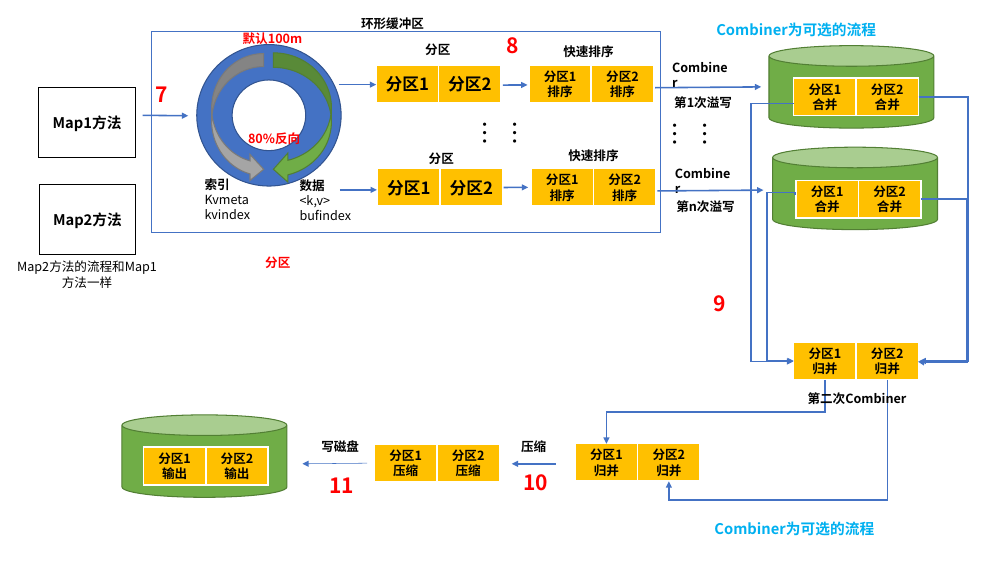
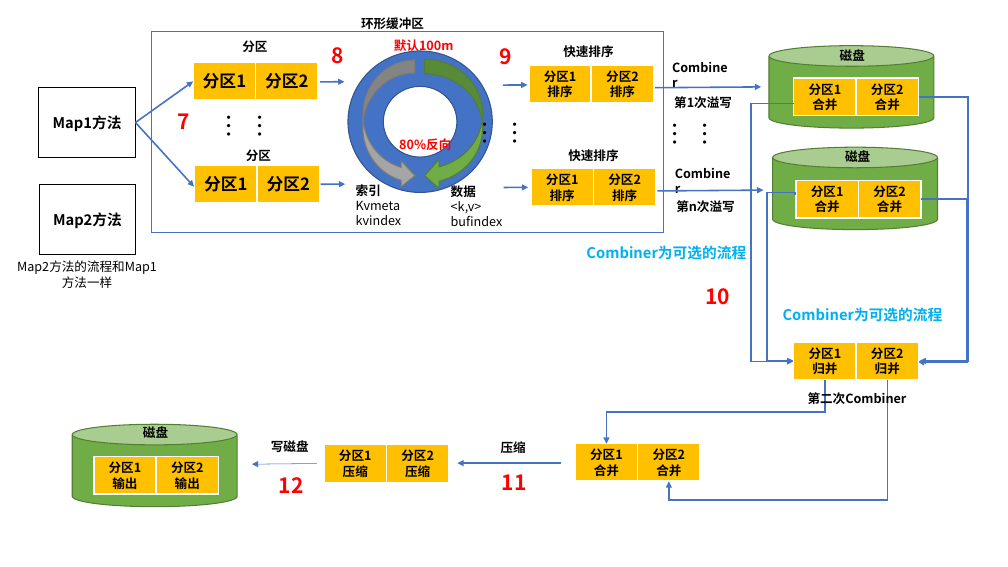
Before and after one commit to johnzhuang1024/bigdata, a slide deck: slide 7 of 大数据面试大保健/图表绘画.pptx. Drawn at 1008x567 pixels with LibreOffice and Linux fonts; fonts in the diff are those of the drawing. Boxes give left, top, right and bottom in pixels: in the first picture for what was removed or moved away, otherwise in the second. Text is boxed around its words. In the diff, an @@ line names an element or a change of style, - is before the commit and + after.

```diff
--- a/大数据面试大保健/图表绘画.pptx
+++ b/大数据面试大保健/图表绘画.pptx
@@ rectangle at (151,32,664,233): fill #FFFFFF to none @@
@@ text "8": place and size @@
-text "8" at (507,37,519,54)
+text "8" at (331,47,343,64)
@@ text "9": place and size @@
-text "9" at (714,295,726,312)
+text "9" at (500,48,512,65)
@@ text added at (840,46,865,63), 12 pt, text #000000, bold @@
+磁盘
@@ arrow moved from (143, 116) - (188, 116) to (135, 123) - (193, 82) @@
@@ arrow moved from (339, 85) - (376, 85) to (320, 82) - (345, 82) @@
@@ 4 texts, 1 donut, 1 curved left arrow, 1 curved right arrow: place and size @@
-4 texts, 1 donut, 1 curved left arrow, 1 curved right arrow at (197,30,352,220)
+4 texts, 1 donut, 1 curved left arrow, 1 curved right arrow at (348,39,503,226)
@@ text "7": place and size @@
-text "7" at (156,86,168,102)
+text "7" at (178,113,190,129)
@@ text added at (233,107,279,158), 24 pt, text #000000 @@
+……
@@ arrow added from (135, 123) to (194, 187), #4472C4 1.5 pt @@
@@ 4 rectangles, 2 texts: place and size @@
-4 rectangles, 2 texts at (377,43,503,206)
+4 rectangles, 2 texts at (194,40,320,203)
@@ text added at (845,148,870,165), 12 pt, text #000000, bold @@
+磁盘
@@ arrow moved from (340, 190) - (377, 190) to (321, 185) - (346, 185) @@
@@ text removed at (265,256,290,268) @@
-分区
@@ text "Combiner为可选的流程": place and size @@
-text "Combiner为可选的流程" at (716,22,876,37)
+text "Combiner为可选的流程" at (586,245,746,260)
@@ text "10": place and size @@
-text "10" at (523,474,548,491)
+text "10" at (705,288,730,305)
@@ text "Combiner为可选的流程": place and size @@
-text "Combiner为可选的流程" at (714,521,874,536)
+text "Combiner为可选的流程" at (783,307,943,322)
@@ 2 rectangles, 1 cylinder: place and size @@
-2 rectangles, 1 cylinder at (122,415,287,498)
+2 rectangles, 1 cylinder at (73,424,237,507)
@@ text added at (143,425,168,441), 12 pt, text #000000, bold @@
+磁盘
@@ text "压缩" rewrapped from (521,440,546,452) to (501,439,526,456) @@
@@ 2 rectangles, 1 text, 1 arrow: place and size @@
-2 rectangles, 1 text, 1 arrow at (302,440,500,482)
+2 rectangles, 1 text, 1 arrow at (252,440,449,482)
@@ text added at (279,477,304,493), 20 pt, text #FF0000, bold @@
+12
@@ arrow moved from (556, 464) - (512, 464) to (561, 464) - (457, 464) @@
@@ text "11": place and size @@
-text "11" at (329,477,354,493)
+text "11" at (502,474,527,490)
@@ text in rectangle at (594,464,619,476): text changed @@
-归并
+合并
@@ text in rectangle at (656,464,681,476): text changed @@
-归并
+合并
```
Also in this commit, not shown: 2 other slides changed, 1 slide added, 8 other files.
